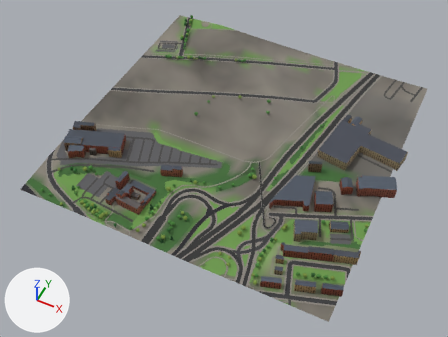
The glTF model glasgow-subway/data/city/city_11_2.glb: old version first, new version second.
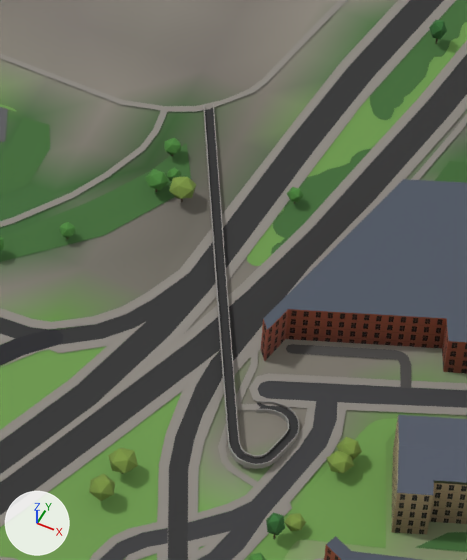
There are two pictures of each version: one whole from a 50 mm lens placed at (2453.0, 593.0, 783.0), pointed at (2150.0, 1198.0, 26.0), one close up on the part from 49% to 69% of the width and 42% to 73% of the height. Every picture has the same lights, and +X, +Y and +Z are marked at lower left. The last two pictures show the newer version. Where no turn or scale is listed for an object, it has been applied to the vertices. Vertices at exactly the same position are counted once.

Names of what the first close-up shows: 'buildings_11_2', 'green_11_2', 'green_tree_b.016', 'green_tree_b.025', 'roads_11_2', 'terrain_11_2' and 13 more.
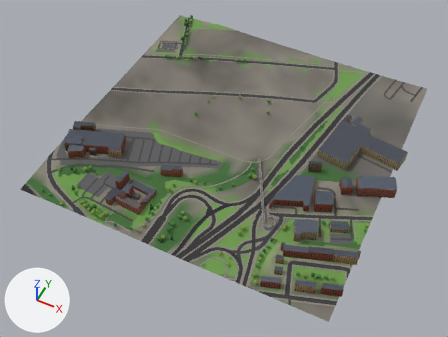
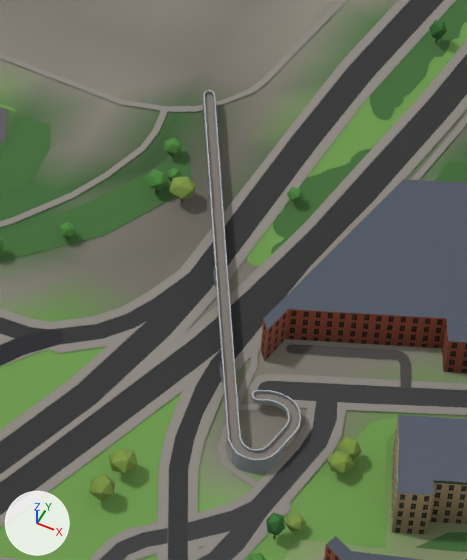
Where the newer file only moved an object's origin or applied its transform, the numbers keep the older frame.

Pixel boxes (x1, y1, x2, y2) of what changed, in the close-ups (467 x 560 px; the box of a moved part takes in the faces that stretch with it):
part 1 of me_roads_11_2, added: after (205, 94, 299, 459)
part 2 of me_roads_11_2, moved or reshaped: before (203, 104, 299, 469); after (203, 90, 301, 474)

Patch to the scene script:
```diff
--- a/glasgow-subway/data/city/city_11_2.glb.py
+++ b/glasgow-subway/data/city/city_11_2.glb.py
@@ me_roads_11_2 @@
 # used by ob_roads_11_2; location = (2150.0, 1250.0, 57.3)
-me_roads_11_2.from_pydata(...)  # 2490 vertices, 2747 faces; spans x -250.0..250.0, y -250.0..250.0, z -7.0..7.0
+me_roads_11_2.from_pydata(...)  # 2835 vertices, 2935 faces; spans x -250.0..250.0, y -250.0..250.0, z -7.0..9.0
+# me_roads_11_2 part 1: a new loose piece of 93 vertices spanning x 55.0..127.0, y -153.0..-41.0, z 1.0..8.0, in mat_mat_road
+# me_roads_11_2 part 2: 11 vertices moved from x 56.0..124.0, y -152.0..-42.0, z 0.0..5.0 to x 56.0..125.0, y -152.0..-41.0, z 0.0..9.0; 295 vertices removed from x 56.0..127.0, y -153.0..-42.0, z -3.0..5.0; 581 vertices added at x 55.0..127.0, y -153.0..-41.0, z -5.0..9.0
+# other edits to the shape of me_roads_11_2 do not show in these pictures
 me_roads_11_2.materials.append(mat_mat_road)
```
